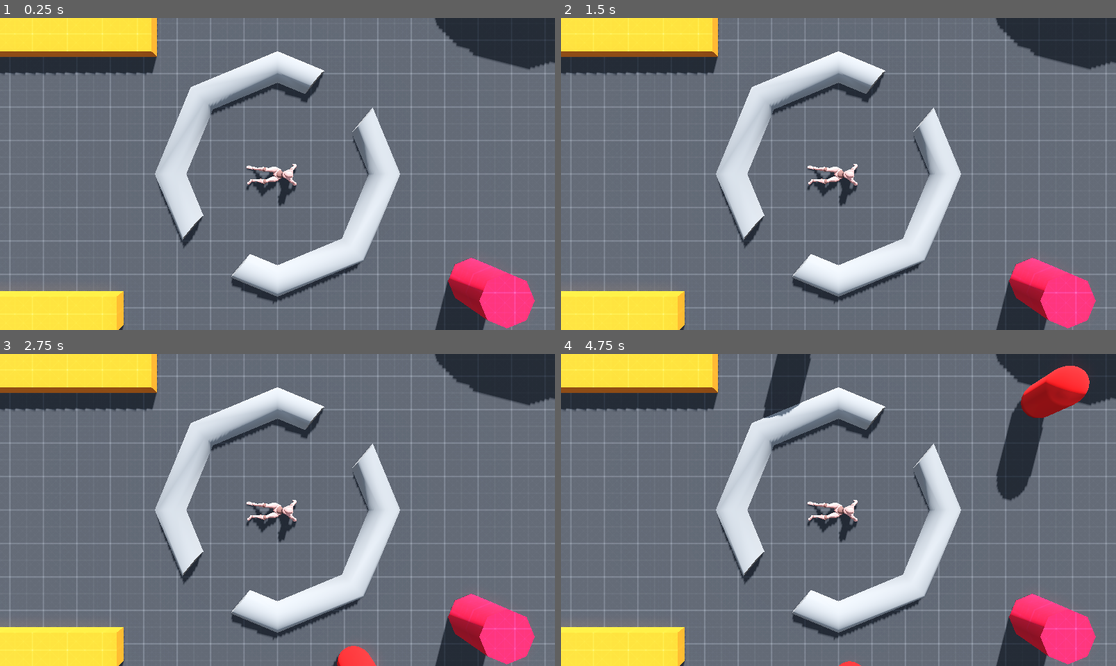
Above: before the commit, frames 1-4 (two rows, left to right).
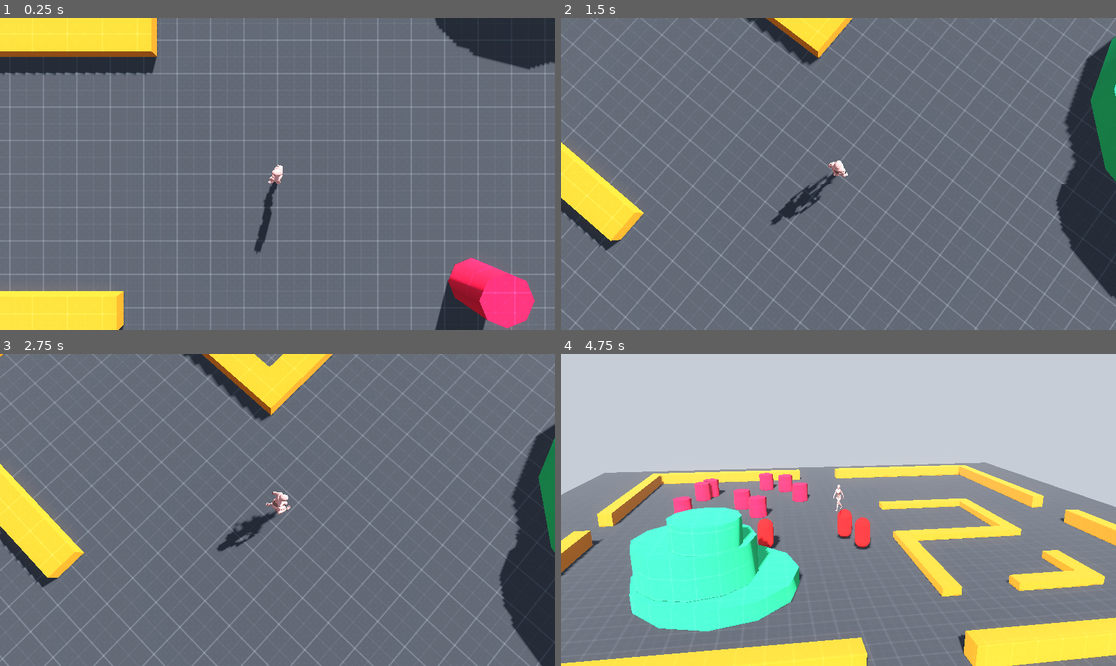
Above: after the commit, the same moments.

Repository: Bloombeard/diamond-heist
Game: Godot game, scene res://scenes/test_arena.tscn
Same seed, same stepped clock (60 frames per second), same inputs: the game is played once before the commit and once after it. This scene is started directly instead of the project's main scene.
Inputs:
- Up to frame 1 (0.25 s): no input
- Up to frame 2 (1.5 s): hold D (move_right) 0.53-1.28 s; hold Shift (run) 0.53-1.28 s; tap Space (jump) at 0.77 s; hold S (move_backward) from 1.28 s (still down); tap Shift (run) at 1.35 s
- Up to frame 3 (2.75 s): tap Space (jump) at 1.52 s; release S (move_backward) at 2.03 s; hold D (move_right) from 2.03 s (still down); hold Shift (run) from 2.03 s (still down)
- Up to frame 4 (4.75 s): release D (move_right) at 2.78 s; release Shift (run) at 2.78 s; hold W (move_forward) 2.78-3.53 s; tap Shift (run) at 2.85, 4.35 s; tap Space (jump) at 3.02, 3.77, 4.52 s; hold Shift (run) 3.53-4.28 s; hold A (move_left) from 3.53 s (still down)

The runs differ from the first frame. In frame 1, 9.9% of the frame differs, in the area x 27-73%, y 10-92%; in frame 2, 39%; in frame 3, 40%; in frame 4, 80%, in the area x 0-100%, y 0-100%.
Error before the commit: Parse Error: Identifier "hallway_camera" not declared in the current scope. (res://scripts/player.gd:36)

Commit message:
resolved issues that i caused by merging

Diff:
--- a/scenes/camera_on_rails.tscn
+++ b/scenes/camera_on_rails.tscn
@@ -14,6 +14,5 @@
 script = ExtResource("1_o801y")
 
 [node name="PathFollow3D" type="PathFollow3D" parent="."]
-transform = Transform3D(0.012157216, 0, 0.9999261, 0, 1, 0, -0.9999261, 0, 0.012157216, -2.241619, 0, -15.79621)
 
 [node name="Camera3D" type="Camera3D" parent="PathFollow3D"]
--- a/scenes/enemy.tscn
+++ b/scenes/enemy.tscn
@@ -12,8 +12,6 @@
 [node name="Enemy" type="CharacterBody3D"]
 transform = Transform3D(1, 0, 0, 0, 1, 0, 0, 0, 1, 0, 1, 0)
 script = ExtResource("1_7p1mj")
-player_path = null
-move_speed = null
 
 [node name="MeshInstance3D" type="MeshInstance3D" parent="."]
 material_override = SubResource("StandardMaterial3D_md0e3")
--- a/scenes/test_arena.tscn
+++ b/scenes/test_arena.tscn
@@ -36,7 +36,7 @@
 point_count = 4
 
 [sub_resource type="CylinderShape3D" id="CylinderShape3D_ica0y"]
-radius = 2.9
+radius = 14.2
 
 [sub_resource type="NavigationMesh" id="NavigationMesh_gq0uu"]
 vertices = PackedVector3Array(-24.25, 0.1500001, -16.5, -19, 0.1500001, -16.25, -19, 0.1500001, -17.75, -18.5, 0.150000 …(4773 unchanged characters)…
@@ -259,29 +259,17 @@
 size = Vector3(3.9, 1, 1)
 material = SubResource("StandardMaterial3D_edgg4")
 
-[node name="CSGTorus3D" type="CSGTorus3D" parent="NavigationRegion3D/environment"]
-inner_radius = 2.7
-outer_radius = 3.7
-
-[node name="CSGBox3D" type="CSGBox3D" parent="NavigationRegion3D/environment/CSGTorus3D"]
-transform = Transform3D(0.64278764, 0, 0.76604444, 0, 1, 0, -0.76604444, 0, 0.64278764, 0, 0, 0)
-operation = 2
-size = Vector3(1.8000001, 1, 8)
-
 [node name="Enemy" parent="NavigationRegion3D" instance=ExtResource("9_ica0y")]
 transform = Transform3D(1, 0, 0, 0, 1, 0, 0, 0, 1, -8.2, 1, 7.9)
 player_path = NodePath("../../Player")
-move_speed = 4.0
 
 [node name="Enemy2" parent="NavigationRegion3D" instance=ExtResource("9_ica0y")]
 transform = Transform3D(1, 0, 0, 0, 1, 0, 0, 0, 1, 7.9, 1, -8.1)
 player_path = NodePath("../../Player")
-move_speed = 4.0
 
 [node name="Enemy3" parent="NavigationRegion3D" instance=ExtResource("9_ica0y")]
 transform = Transform3D(1, 0, 0, 0, 1, 0, 0, 0, 1, -15.3, 1, -12.400001)
 player_path = NodePath("../../Player")
-move_speed = 4.0
 
 [connection signal="body_entered" from="Area3D" to="." method="_on_area_3d_body_entered"]
 [connection signal="body_exited" from="Area3D" to="." method="_on_area_3d_body_exited"]
--- a/scripts/enemy.gd
+++ b/scripts/enemy.gd
@@ -8,6 +8,7 @@
 var player = null
 
 func _ready() -> void:
+	print("ready!")
 	player = get_node(player_path)
 
 func _physics_process(_delta: float) -> void:
@@ -15,10 +16,6 @@
 
 	nav_agent.set_target_position(player.global_position)
 	var next_nav_point := nav_agent.get_next_path_position()
-
-	if global_position.distance_to(player.global_position) < 5:
-		next_nav_point.x += 3
-
 	velocity = (next_nav_point - global_position).normalized() * move_speed
 
 	move_and_slide()
--- a/scripts/player.gd
+++ b/scripts/player.gd
@@ -31,11 +31,6 @@
 var gravity := -30.0
 var is_jump_available := true
 var jump_buffer := false
-
-func _ready() -> void:
-	hallway_camera.make_current()
-	active_view_camera = hallway_camera
-	active_movement_camera = hallway_camera
 
 func _input(event) -> void:
 	if event.is_action_pressed("run"):
@@ -110,28 +105,3 @@
 	var target_angle := Vector3.BACK.signed_angle_to(last_movement_direction, Vector3.UP)
 
 	player_skin.global_rotation.y = lerp_angle(player_skin.global_rotation.y, target_angle, rotation_speed * delta)
-
-func _on_area_3d_body_entered(body: Node3D) -> void:
-	if body == self:
-		active_view_camera = vault_camera
-		active_view_camera.make_current()
-		# switch which camera movement relates to at a delay to account for player reaction time.
-		await get_tree().create_timer(camera_switch_input_change_delay).timeout
-		active_movement_camera = vault_camera
-
-func _on_hallway_area_body_entered(body: Node3D) -> void:
-	if body == self:
-		active_view_camera = hallway_camera
-		active_view_camera.make_current()
-		# switch which camera movement relates to at a delay to account for player reaction time.
-		await get_tree().create_timer(camera_switch_input_change_delay).timeout
-		active_movement_camera = hallway_camera
-
-
-func _on_outside_area_body_entered(body: Node3D) -> void:
-	if body == self:
-		active_view_camera = outside_follow_camera
-		active_view_camera.make_current()
-		# switch which camera movement relates to at a delay to account for player reaction time.
-		await get_tree().create_timer(camera_switch_input_change_delay).timeout
-		active_movement_camera = outside_follow_camera
